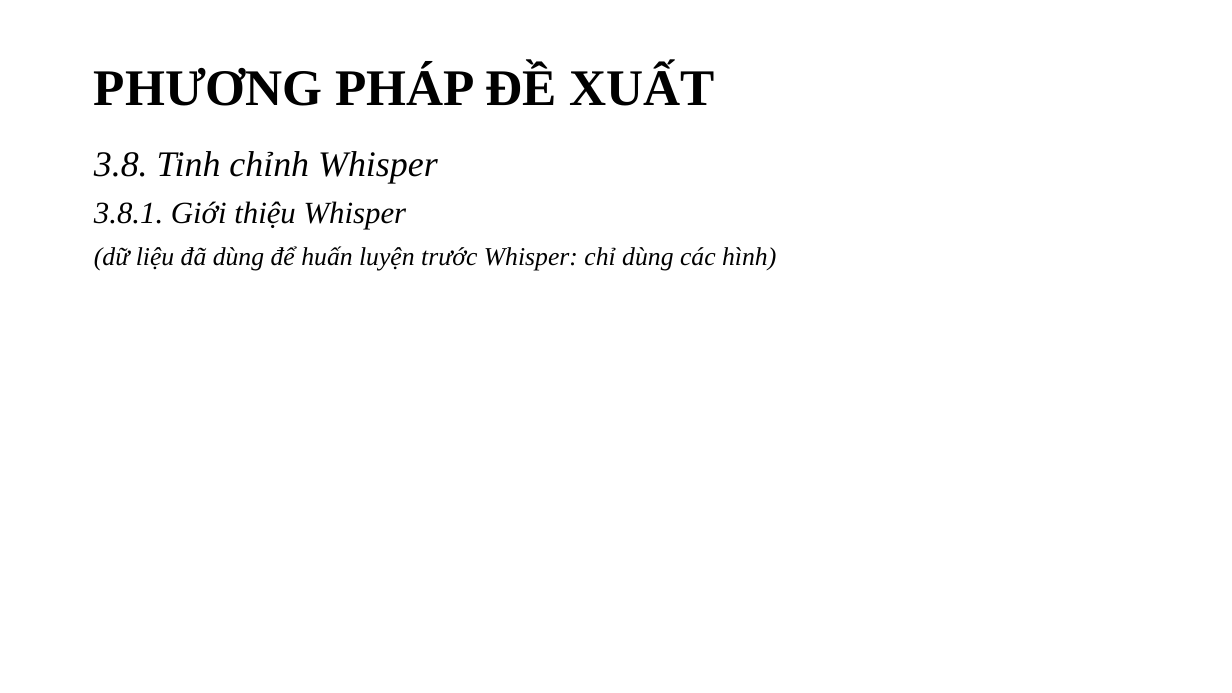
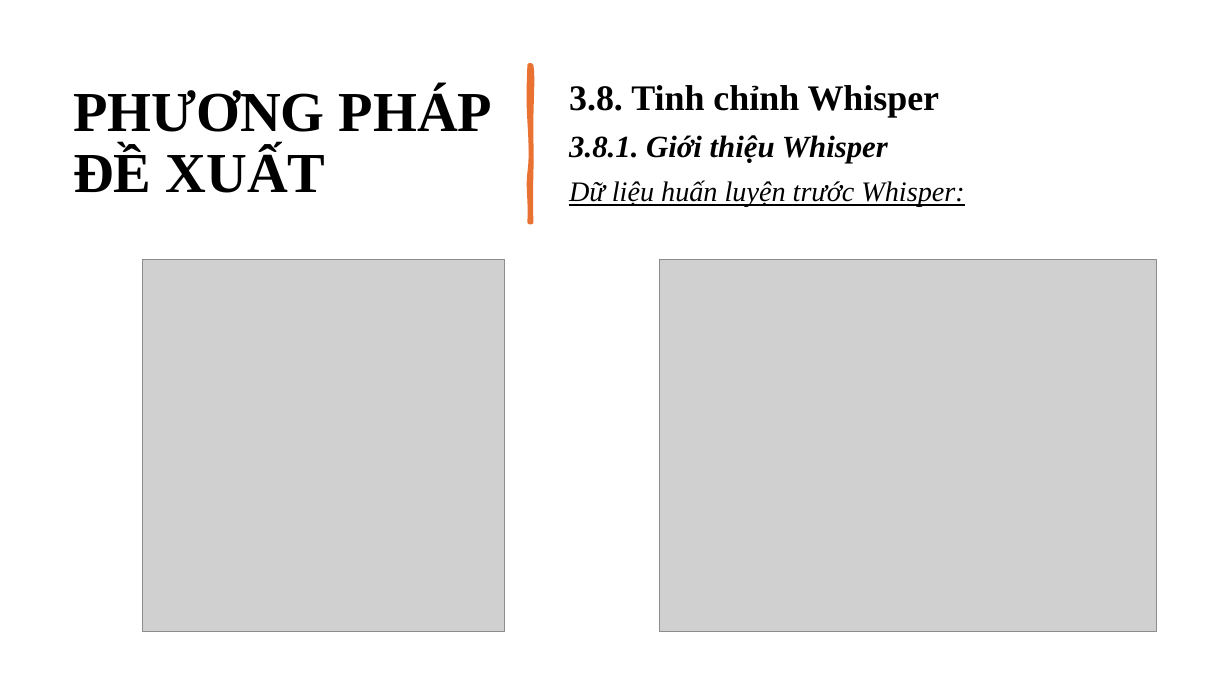
Before and after one commit to ngovanuc/Vietnamese_History_Chatbot, a slide deck: slide 39 of documents/slide bao cao v2.pptx (slide 35 before the commit). Drawn at 1232x693 pixels with LibreOffice and Linux fonts; fonts in the diff are those of the drawing; grey boxes stand for pictures. Boxes give left, top, right and bottom in pixels: in the first picture for what was removed or moved away, otherwise in the second. Text is boxed around its words. In the diff, an @@ line names an element or a change of style, - is before the commit and + after.

```diff
--- a/documents/slide bao cao v2.pptx
+++ b/documents/slide bao cao v2.pptx
@@ title "PHƯƠNG PHÁP ĐỀ XUẤT": place and size @@
-title "PHƯƠNG PHÁP ĐỀ XUẤT" at box(94, 65, 714, 106)
+title "PHƯƠNG PHÁP ĐỀ XUẤT" at box(73, 87, 493, 193)
@@ title "PHƯƠNG PHÁP ĐỀ XUẤT" at box(73, 87, 493, 193): size 40 to 44 pt @@
@@ text "3.8. Tinh chỉnh Whisper": place and size @@
-text "3.8. Tinh chỉnh Whisper" at box(94, 151, 776, 271)
+text "3.8. Tinh chỉnh Whisper" at box(569, 85, 964, 207)
@@ text "3.8. Tinh chỉnh Whisper" at box(569, 85, 964, 207): vertical alignment top to middle @@
@@ freeform shape added at box(530, 65, 531, 222), fill #E97132, outline #E97132 3.25 pt @@
@@ text at box(569, 85, 940, 163): bold on in "3.8. Tinh chỉnh Whisper", "3.8.1. Giới thiệu Whisper"; italic off in "3.8. Tinh chỉnh Whisper" @@
@@ text at box(569, 180, 964, 207): text changed; size 20 to 22 pt @@
-(dữ liệu đã dùng để huấn luyện trước Whisper: chỉ dùng các hình)
+Dữ liệu huấn luyện trước Whisper:
@@ picture added at box(142, 260, 505, 631) @@
@@ picture added at box(660, 260, 1157, 631) @@
```
Also in this commit, not shown: 15 other slides changed, 10 slides added, 7 slides removed.
